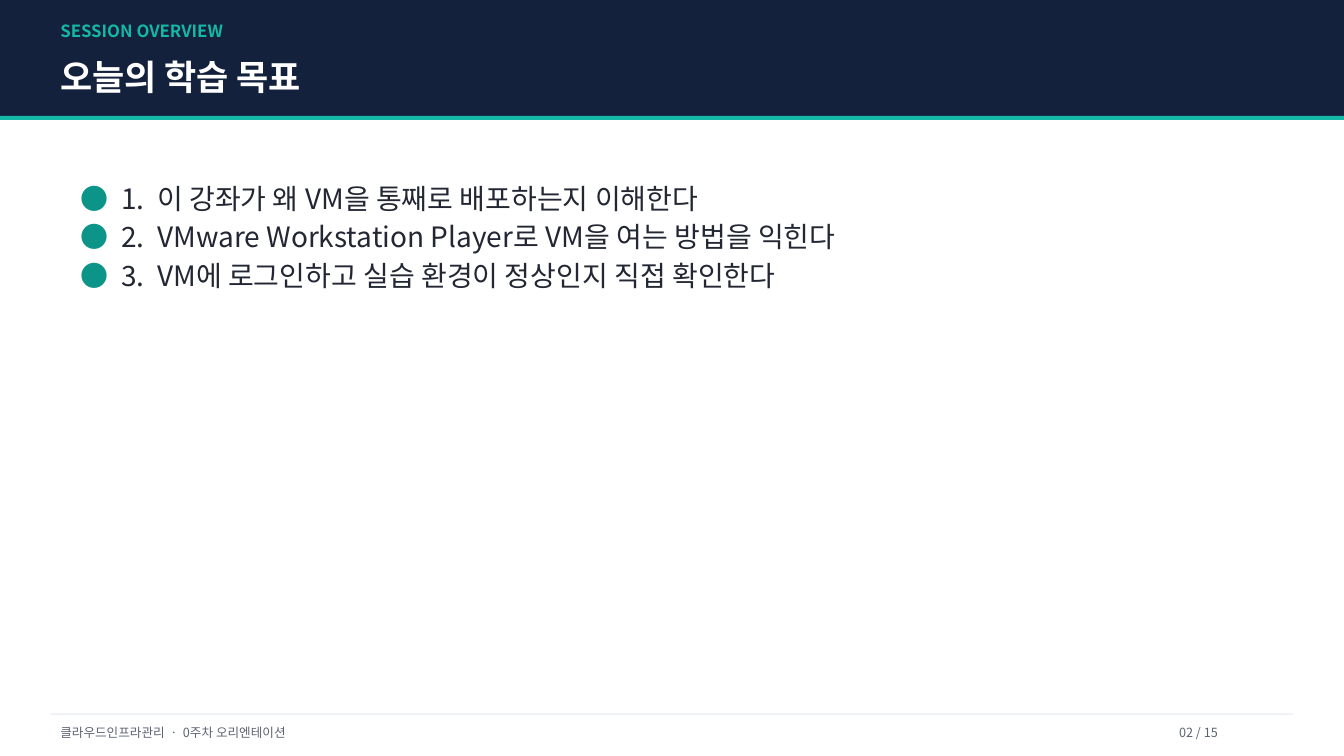
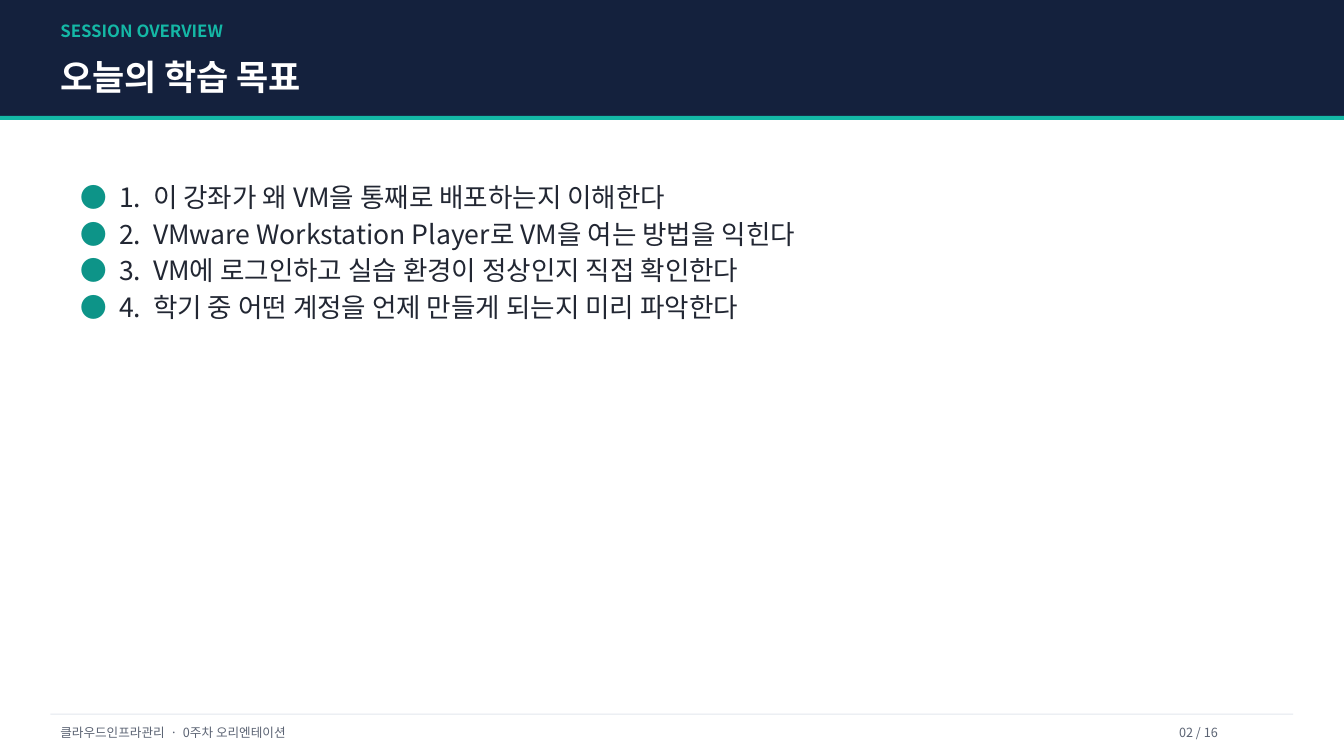
Before and after one commit to gorae-black/class, a slide deck: slide 2 of class/cloud_infra_mgmt/00주차_VM환경구성/01_강의자료/0주차_VM환경구성_강의용.pptx. Drawn at 1344x756 pixels with LibreOffice and Linux fonts; fonts in the diff are those of the drawing. Boxes give left, top, right and bottom in pixels: in the first picture for what was removed or moved away, otherwise in the second. Text is boxed around its words. In the diff, an @@ line names an element or a change of style, - is before the commit and + after.

```diff
--- a/class/cloud_infra_mgmt/00주차_VM환경구성/01_강의자료/0주차_VM환경구성_강의용.pptx
+++ b/class/cloud_infra_mgmt/00주차_VM환경구성/01_강의자료/0주차_VM환경구성_강의용.pptx
@@ text at [119, 185, 795, 282]: size 20 to 19 pt in "● 1. 이 강좌가 왜 VM을 통째로 ...", "● 2. VMware Workstation Player로 VM을 여는 ...", "● 3. VM에 로그인하고 실습 환경이 정상인지 ..." @@
@@ text at [119, 295, 738, 319]: paragraph added @@
+● 4. 학기 중 어떤 계정을 언제 만들게 되는지 미리 파악한다
@@ text at [1179, 727, 1218, 737]: text changed @@
-02 / 15
+02 / 16
```
Also in this commit, not shown: 8 other slides changed, 1 slide added, 3 other files.
